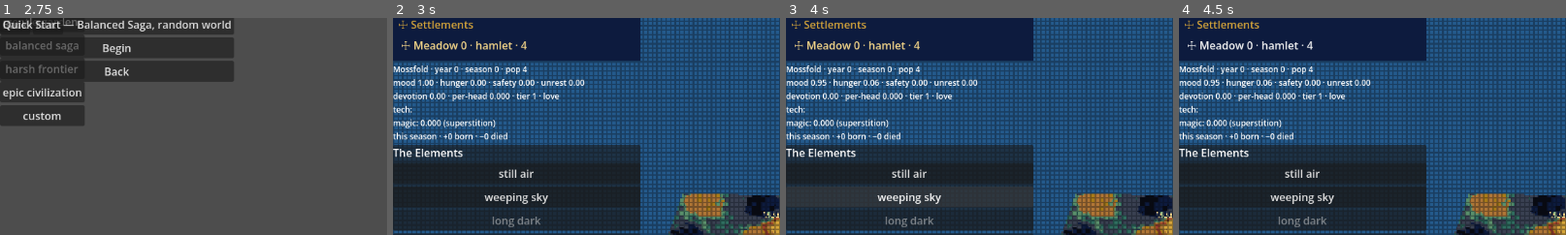
Above: before the commit, frames 1-4 (left to right).
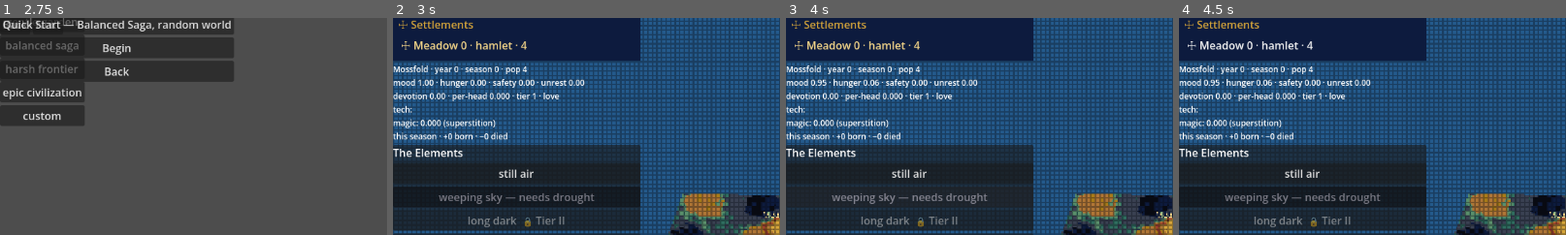
Above: after the commit, the same moments.

Repository: khuzul2/gnome-colony
Game: Godot game, scene res://presentation/main.tscn
Two runs of this game, one before a commit and one after it. Both use one fixed random seed, a clock stepped at 60 frames per second and the inputs below.
Inputs:
- Up to frame 1 (2.75 s): click "Load Game" at 0.5 s; click "Back" at 1.25 s; click "New Game" at 2 s
- Up to frame 2 (3 s): click "Quick Start — Balanced Saga, …" at 2.75 s
- Up to frame 3 (4 s): click "weeping sky" (after the commit: "weeping sky — needs drought") at 3.5 s
- Up to frame 4 (4.5 s): click "☩ Meadow 0 · hamlet · 4" at 4.25 s
The pictures show only the part of the screen within x 0-50%, y 2-51%; the shares and areas given below are measured in that part.

Frame 1 is identical in both runs. In frame 2, 1.3% of the frame differs, in the area x 11-53%, y 80-97%; in frame 3, 1.3%; in frame 4, 1.3%.

Commit message:
R7.1: acts explain themselves — preconditions + lock reasons
Each act now shows its world precondition (from the catalog affordance_req) on the
button and tooltip, and paints MUTED when that condition isn't currently active —
"weeping sky — needs drought" instead of a silent no-op. Muting is visual only:
the act stays castable so R7.2's reject-with-feedback can explain the refusal. A
tier-locked act now names the tier to reach ("🔒 Tier II") and the unlock path
("deepen the flock's devotion"), qualitative per design §3.8 — answering "long
dark disabled and I don't know why".

refresh(colony, met_affordances := []) gains the met set; RunView._met_affordances
unions the lived tags across WorldState.affordances read-only. The panel still
reads unlocked_tier only and never re-derives the ladder; gating/arm() unchanged.

test_influence_panel.gd +3 (precondition shown + muted-when-unmet + still-arms,
not-muted-when-met, locked-names-tier). Reviewer no blockers, lint clean.

Co-Authored-By: Claude Opus 4.8 <noreply@anthropic.com>

Diff:
--- a/presentation/shell/run_view.gd
+++ b/presentation/shell/run_view.gd
@@ -190,7 +190,7 @@
 	_build_hud()
 	_build_controls()
 	days_per_sec = settings.get_value("gameplay", "default_speed")
-	influence_panel.refresh(run.runner.colony)
+	influence_panel.refresh(run.runner.colony, _met_affordances())
 	_refresh_puppets()
 	_refresh_motifs()
 	# R6.3 [leg §L-hud]: the life pulse counts births/deaths within a season.
@@ -505,7 +505,7 @@
 		if mode == "season" or (mode == "year" and year_wrapped):
 			save_requested.emit("auto")
 	# Discoveries reach the chronicle feed via EventBus.discovery_made (R6.4).
-	influence_panel.refresh(run.runner.colony)
+	influence_panel.refresh(run.runner.colony, _met_affordances())
 	_refresh_puppets()
 	_refresh_motifs()
 	if heatmap_overlay.visible:
@@ -576,7 +576,7 @@
 	# The landed stimuli reach the chronicle feed via EventBus.phenomenon (R6.4);
 	# the diegetic story-beat channel, not a re-summary of the request (T14.4).
 	run.cast(act_id, target)
-	influence_panel.refresh(run.runner.colony)
+	influence_panel.refresh(run.runner.colony, _met_affordances())
 	_refresh_hud()
 
 
@@ -627,6 +627,17 @@
 
 func _pretty_place(place_id: String) -> String:
 	return place_id.capitalize()
+
+
+## R7.1 [leg §L-acts] — the world affordance requirements currently satisfiable
+## somewhere (any place's lived tags), so the influence panel can show which acts'
+## preconditions are met and mute the rest. Read-only over WorldState.
+func _met_affordances() -> Array:
+	var met := {}
+	for place in run.world.affordances:
+		for tag in run.world.affordances[place]:
+			met[tag] = true
+	return met.keys()
 
 
 ## Population-only display tier for the home row (the §R-set pop thresholds).
--- a/presentation/ui/influence_panel.gd
+++ b/presentation/ui/influence_panel.gd
@@ -35,6 +35,8 @@
 	"region-edge": "edge",
 	"individual": "gnome",
 }
+## Devotion tiers as numerals, for the lock label [R7.1].
+const TIER_NUMERALS := ["", "I", "II", "III", "IV", "V", "VI"]
 
 ## act id → Button; category int → its container. Public for the tests
 ## and for the input layer to decorate.
@@ -43,6 +45,10 @@
 
 var _defs := {}
 var _tier := 1
+## R7.1 [leg §L-acts] — world affordance requirements currently satisfiable
+## somewhere (RunView feeds these from WorldState). An unlocked act whose
+## precondition isn't in here paints MUTED — armable, but it will be refused.
+var _met := []
 var _armed := ""
 
 
@@ -70,9 +76,11 @@
 	_apply_gate()
 
 
-## Re-read the sim's earned tier (never re-derive the ladder here).
-func refresh(colony: Colony) -> void:
+## Re-read the sim's earned tier (never re-derive the ladder here) and which
+## world preconditions are currently met [R7.1]; met defaults empty (nothing met).
+func refresh(colony: Colony, met_affordances: Array = []) -> void:
 	_tier = colony.unlocked_tier
+	_met = met_affordances
 	_apply_gate()
 
 
@@ -133,7 +141,13 @@
 
 func _apply_gate() -> void:
 	for id in buttons:
-		buttons[id].disabled = not unlocked(id)
+		var button: Button = buttons[id]
+		# Tier-locked acts are disabled (can't arm); an unlocked act whose world
+		# precondition isn't met stays castable but paints muted [R7.1, leg §L-acts].
+		button.disabled = not unlocked(id)
+		button.text = _act_label(id)
+		button.tooltip_text = _act_tooltip(id)
+		button.modulate = Color(0.55, 0.55, 0.6) if _is_muted(id) else Color.WHITE
 	for category in category_boxes:
 		var any_open := false
 		for id in _defs:
@@ -141,3 +155,44 @@
 				any_open = true
 				break
 		category_boxes[category].visible = any_open
+
+
+## The act's world precondition ("" when it needs none / "any").
+func _precondition(act_id: String) -> String:
+	var req: String = _defs[act_id].get("affordance_req", "any")
+	return "" if req == "any" else req
+
+
+## An UNLOCKED act whose world precondition isn't currently met — dim, but armable
+## (so casting it lands the reject-with-feedback of R7.2). Locked acts show the
+## lock instead, not muting.
+func _is_muted(act_id: String) -> bool:
+	if not unlocked(act_id):
+		return false
+	var req := _precondition(act_id)
+	return req != "" and not (req in _met)
+
+
+func _act_label(act_id: String) -> String:
+	var label := act_id.replace("_", " ")
+	if not unlocked(act_id):
+		return "%s  🔒 %s" % [label, _tier_label(act_id)]
+	var req := _precondition(act_id)
+	return "%s — needs %s" % [label, req.replace("_", " ")] if req != "" else label
+
+
+func _act_tooltip(act_id: String) -> String:
+	if not unlocked(act_id):
+		return "Locked — reach %s. Deepen the flock's devotion." % _tier_label(act_id)
+	var req := _precondition(act_id)
+	if req == "":
+		return "Ready to cast."
+	var pretty := req.replace("_", " ")
+	if req in _met:
+		return "Needs %s — present now, so it will land." % pretty
+	return "Needs %s — none active now, so a cast here will be refused." % pretty
+
+
+func _tier_label(act_id: String) -> String:
+	var tier: int = _defs[act_id]["tier"]
+	return "Tier %s" % TIER_NUMERALS[clampi(tier, 1, TIER_NUMERALS.size() - 1)]
--- a/test/test_influence_panel.gd
+++ b/test/test_influence_panel.gd
@@ -69,6 +69,39 @@
 	panel.refresh(_colony_at_dbar(0.5, 60))
 	assert_true(panel.category_boxes[5].visible, "Omens appear when tier IV is earned")
 	assert_false(panel.category_boxes[7].visible, "Wonders still wait")
+
+
+func test_a_precondition_is_shown_and_mutes_when_unmet():
+	# [R7.1 leg §L-acts] "weeping sky does nothing" — because it needs a drought.
+	# Show that precondition; with none active, mute the act (but keep it castable
+	# so the R7.2 reject can fire).
+	var panel := _panel()
+	panel.refresh(_colony_at_dbar(0.9, 1200), [])  # deep faith, nothing met
+	var weeping: Button = panel.buttons["weeping_sky"]
+	assert_true("drought" in weeping.text, "the precondition is on the button")
+	assert_true("drought" in weeping.tooltip_text, "…and explained in the tooltip")
+	assert_lt(weeping.modulate.v, 1.0, "an unmet precondition mutes the act")
+	assert_false(weeping.disabled, "…but it stays castable (R7.2 gives the reject)")
+	assert_true(panel.arm("weeping_sky"), "an unmet act still arms")
+
+
+func test_a_met_precondition_is_not_muted():
+	# [R7.1] once a drought is active somewhere, weeping sky reads ready.
+	var panel := _panel()
+	panel.refresh(_colony_at_dbar(0.9, 1200), ["drought"])
+	var weeping: Button = panel.buttons["weeping_sky"]
+	assert_almost_eq(weeping.modulate.v, 1.0, 0.001, "a met precondition is not muted")
+	assert_true("present now" in weeping.tooltip_text, "…and the tooltip says so")
+
+
+func test_a_locked_act_names_the_tier_to_reach():
+	# [R7.1] "long dark disabled and I don't know why" — now it names the tier.
+	var panel := _panel()
+	panel.refresh(_colony_at_dbar(0.0, 10))  # tier I
+	var long_dark: Button = panel.buttons["long_dark"]
+	assert_true(long_dark.disabled, "a higher-tier act is locked at tier I")
+	assert_true("Tier" in long_dark.text, "the lock names the tier to reach")
+	assert_true("devotion" in long_dark.tooltip_text, "…and the unlock path (deepen devotion)")
 
 
 func test_arming_respects_the_gate():
Not shown, changed: PROGRESS.md
